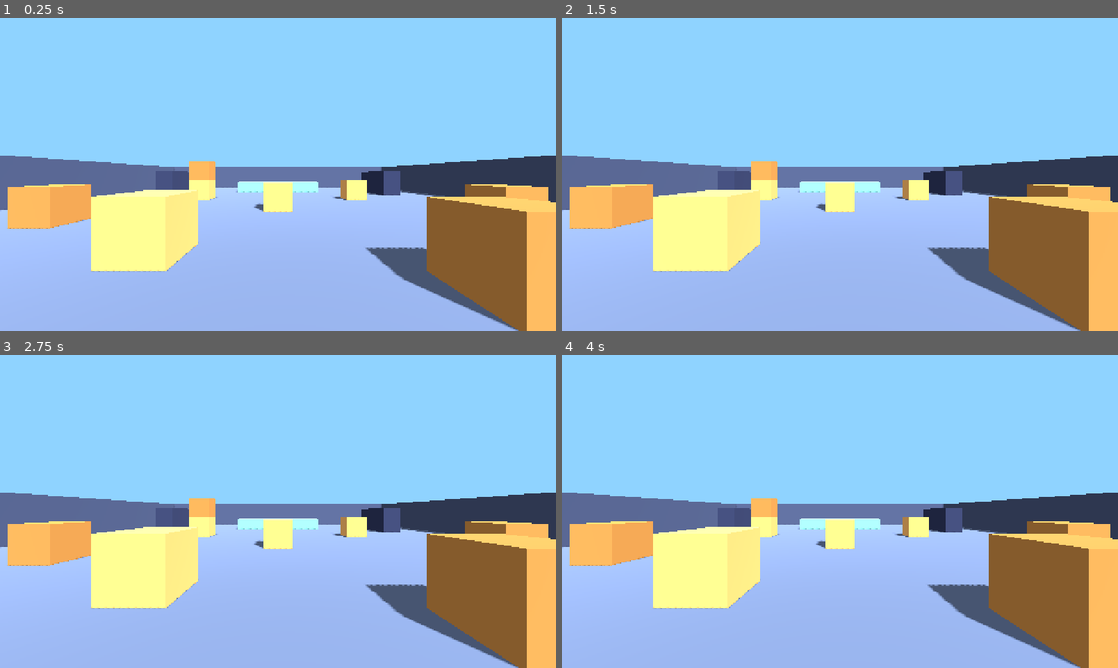
Above: before the commit, frames 1-4 (two rows, left to right).
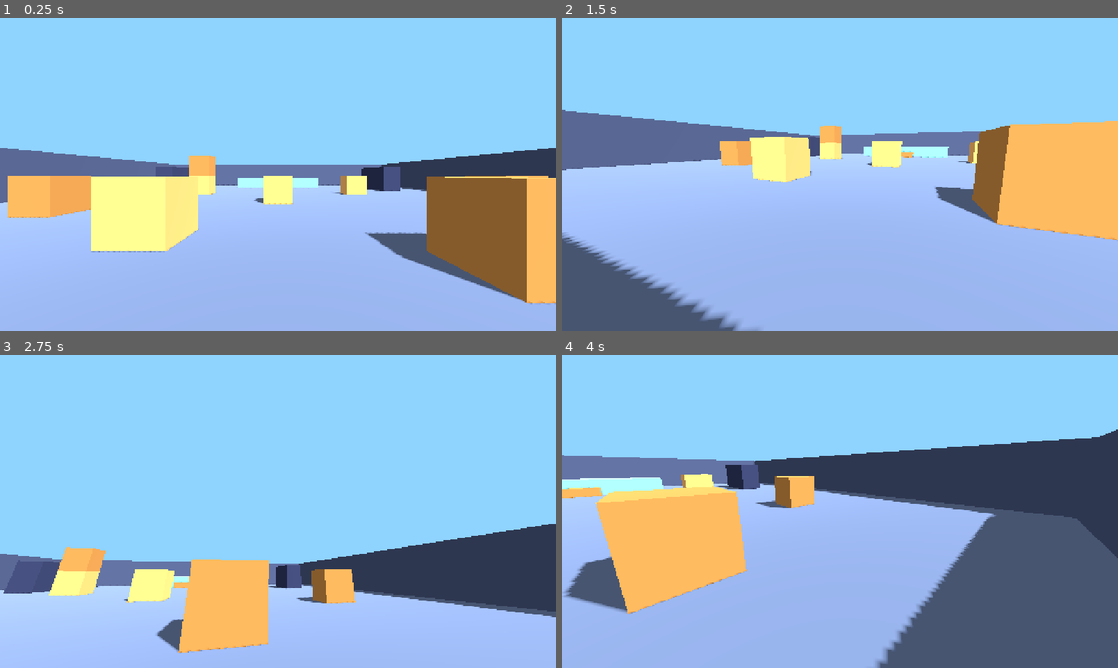
Above: after the commit, the same moments.

Repository: yeahlolnice/PixleShooterIdle
Game: Godot game, scene res://scenes/main.tscn
The game is run twice, just before and just after one commit, with the same random seed, the same clock (stepped at 60 frames per second) and the same inputs.
Inputs (mouse positions are in pixels of both pictures, inside the frame that each line leads up to):
- Up to frame 1 (0.25 s): no input
- Up to frame 2 (1.5 s): tap Enter at 0.5 s; move the mouse to (962, 158) at 0.52 s; hold D (move_right) 0.53-1.25 s; hold Space (jump) 0.53-1.25 s; click (962, 158) at 0.67 s; drag from (728, 190) to (812, 237) at 1.27 s
- Up to frame 3 (2.75 s): tap Space (jump) at 2, 2.3 s; move the mouse to (333, 442) at 2.02 s; hold D (move_right) from 2.03 s (still down); hold Shift from 2.03 s (still down); click (333, 442) at 2.17 s
- Up to frame 4 (4 s): release D (move_right) at 2.75 s; release Shift at 2.75 s; drag from (812, 574) to (673, 464) at 2.77 s; tap Enter at 3.5 s; move the mouse to (1006, 558) at 3.52 s; hold A (move_left) from 3.53 s (still down); hold Space (jump) from 3.53 s (still down); tap Ctrl at 3.6 s; click (1006, 558) at 3.67 s

The runs differ from the first frame. In frame 1, 11% of the frame differs, in the area x 0-100%, y 41-100%; in frame 2, 43%; in frame 3, 37%; in frame 4, 45%, in the area x 0-100%, y 23-100%.

Commit message:
TASK-002: first-person player controller, merged arena with baked navmesh, tests
Co-Authored-By: Claude Sonnet 5.5 <noreply@anthropic.com>

Diff:
--- a/data/player.json
+++ b/data/player.json
@@ -8,5 +8,13 @@
   "gravity": 16.0,
   "mouse_sensitivity": 0.12,
   "pitch_limit_deg": 89,
-  "respawn_delay_s": 3.0
+  "respawn_delay_s": 3.0,
+  "fall_kill_y": -20.0,
+  "nav": {
+    "agent_radius": 0.5,
+    "agent_height": 2.0,
+    "agent_max_climb": 0.5,
+    "cell_size": 0.25,
+    "cell_height": 0.125
+  }
 }
--- a/scenes/main.gd
+++ b/scenes/main.gd
@@ -7,7 +7,7 @@
 @export var arena_id := ""
 
 @onready var arena: Node3D = $Arena
-@onready var player: CharacterBody3D = $Player
+@onready var player: Player = $Player
 @onready var world_env: WorldEnvironment = $WorldEnvironment
 
 
@@ -19,6 +19,7 @@
 	arena.build(arena_def)
 	world_env.environment.background_color = DataRegistry.color(arena_def.get("sky_color", "sky"))
 	if not arena.player_spawns.is_empty():
+		player.spawn_points = arena.player_spawns
 		player.global_position = arena.player_spawns[0]
-	print("[Main] arena '%s' built: %d blocks, %d bot spawns" % [id, arena.block_count(), arena.bot_spawns.size()])
+	print("[Main] arena '%s' built: %d blocks, %d bot spawns, %d navmesh polygons" % [id, arena.block_count(), arena.bot_spawns.size(), arena.nav_polygon_count()])
 	EventBus.player_spawned.emit(player)
--- a/shooter/arenas/arena_builder.gd
+++ b/shooter/arenas/arena_builder.gd
@@ -1,15 +1,18 @@
 extends Node3D
-## Builds an arena from one arenas.json entry: a coloured box per block, one
-## shared StaticBody3D on the WORLD layer, and spawn point markers.
-## TASK-002 extends this with merged meshes and a runtime NavigationRegion3D bake.
+## Builds an arena from one arenas.json entry: blocks merged into one mesh per
+## palette colour, one shared StaticBody3D on the WORLD layer (one box shape per
+## block, so fast bodies cannot tunnel through thin concave triangles), spawn
+## points, and a NavigationRegion3D baked synchronously at build time.
 
 signal built(arena_id: String)
 
 var arena_id := ""
 var player_spawns: Array[Vector3] = []
 var bot_spawns: Array[Vector3] = []
+var nav_region: NavigationRegion3D = null
 
 var _materials := {}  # palette colour name -> StandardMaterial3D
+var _block_count := 0
 
 
 ## Builds from a validated arena dictionary (DataRegistry.arena(id)).
@@ -17,38 +20,62 @@
 func build(arena_def: Dictionary) -> void:
 	clear()
 	arena_id = arena_def.get("id", "")
-	var blocks_root := Node3D.new()
-	blocks_root.name = "Blocks"
-	add_child(blocks_root)
+	var blocks: Array = arena_def.get("blocks", [])
+	_block_count = blocks.size()
+
 	var body := StaticBody3D.new()
 	body.name = "Collision"
 	body.collision_layer = Layers.WORLD
 	body.collision_mask = 0
 	add_child(body)
-	for block in arena_def.get("blocks", []):
+
+	var tools := {}  # colour name -> SurfaceTool
+	var nav_source := NavigationMeshSourceGeometryData3D.new()
+	for block in blocks:
 		var size: Vector3 = block["size"]
 		var pos: Vector3 = block["pos"]
-		var mesh_instance := MeshInstance3D.new()
-		var mesh := BoxMesh.new()
-		mesh.size = size
-		mesh_instance.mesh = mesh
-		mesh_instance.material_override = _material(block["color"])
-		mesh_instance.position = pos
-		blocks_root.add_child(mesh_instance)
 		var shape := CollisionShape3D.new()
 		var box := BoxShape3D.new()
 		box.size = size
 		shape.shape = box
 		shape.position = pos
 		body.add_child(shape)
+		var box_mesh := BoxMesh.new()
+		box_mesh.size = size
+		var color_name: String = block["color"]
+		if not tools.has(color_name):
+			var st := SurfaceTool.new()
+			st.begin(Mesh.PRIMITIVE_TRIANGLES)
+			tools[color_name] = st
+		(tools[color_name] as SurfaceTool).append_from(box_mesh, 0, Transform3D(Basis.IDENTITY, pos))
+		nav_source.add_faces(_box_faces(pos, size), Transform3D.IDENTITY)
+
+	var blocks_root := Node3D.new()
+	blocks_root.name = "Blocks"
+	add_child(blocks_root)
+	for color_name in tools:
+		var mesh_instance := MeshInstance3D.new()
+		mesh_instance.name = color_name
+		mesh_instance.mesh = (tools[color_name] as SurfaceTool).commit()
+		mesh_instance.material_override = _material(color_name)
+		blocks_root.add_child(mesh_instance)
+
 	player_spawns.assign(arena_def.get("player_spawns", []))
 	bot_spawns.assign(arena_def.get("bot_spawns", []))
+	_bake_navigation(nav_source)
 	built.emit(arena_id)
 
 
+## Number of source blocks (not merged meshes).
 func block_count() -> int:
-	var blocks := get_node_or_null("Blocks")
-	return blocks.get_child_count() if blocks else 0
+	return _block_count
+
+
+## Polygon count of the baked navmesh; 0 means the bake failed or found no floor.
+func nav_polygon_count() -> int:
+	if nav_region == null or nav_region.navigation_mesh == null:
+		return 0
+	return nav_region.navigation_mesh.get_polygon_count()
 
 
 func clear() -> void:
@@ -57,6 +84,37 @@
 		child.queue_free()
 	player_spawns.clear()
 	bot_spawns.clear()
+	nav_region = null
+	_block_count = 0
+
+
+func _bake_navigation(source: NavigationMeshSourceGeometryData3D) -> void:
+	var nav_cfg: Dictionary = DataRegistry.player().get("nav", {})
+	var navmesh := NavigationMesh.new()
+	navmesh.agent_radius = nav_cfg.get("agent_radius", 0.5)
+	navmesh.agent_height = nav_cfg.get("agent_height", 2.0)
+	navmesh.agent_max_climb = nav_cfg.get("agent_max_climb", 0.5)
+	navmesh.cell_size = nav_cfg.get("cell_size", 0.25)
+	navmesh.cell_height = nav_cfg.get("cell_height", 0.125)
+	NavigationServer3D.bake_from_source_geometry_data(navmesh, source)
+	nav_region = NavigationRegion3D.new()
+	nav_region.name = "NavigationRegion3D"
+	nav_region.navigation_mesh = navmesh
+	add_child(nav_region)
+
+
+## 12 triangles of an axis-aligned box, built in script so navmesh baking never
+## reads geometry back from the GPU.
+static func _box_faces(pos: Vector3, size: Vector3) -> PackedVector3Array:
+	var h := size * 0.5
+	var c := PackedVector3Array()
+	for i in 8:
+		c.append(pos + Vector3(h.x if i & 1 else -h.x, h.y if i & 2 else -h.y, h.z if i & 4 else -h.z))
+	var quads := [[0, 1, 3, 2], [4, 6, 7, 5], [0, 2, 6, 4], [1, 5, 7, 3], [0, 4, 5, 1], [2, 3, 7, 6]]
+	var faces := PackedVector3Array()
+	for q in quads:
+		faces.append_array([c[q[0]], c[q[1]], c[q[2]], c[q[0]], c[q[2]], c[q[3]]])
+	return faces
 
 
 func _material(color_name: String) -> StandardMaterial3D:
--- /dev/null
+++ b/shooter/player/player.gd
@@ -0,0 +1,183 @@
+class_name Player
+extends CharacterBody3D
+## First-person player: mouse look, WASD with acceleration/friction, jump,
+## gravity, health, death and respawn. All tuning comes from data/player.json.
+##
+## Stat modifier API (the ONLY way cheats/perks may change player stats):
+##   set_stat_mod(&"move_speed_mult", 1.5)   # replaces the multiplier
+##   get_stat_mod(&"move_speed_mult")        # 1.0 when unset
+##   clear_stat_mod(&"move_speed_mult")      # back to base
+##   reset_stat_mods()                       # remove all
+##   effective(&"move_speed")                # base value * "<stat>_mult"
+## Modifiers are multipliers stored in `stat_mods` keyed "<stat>_mult". Stats:
+## move_speed, ground_accel, air_accel, jump_velocity, max_health. Setting a
+## mod never touches the raw tuning, so clearing it restores base stats exactly.
+
+signal health_changed(health: float, max_health: float)
+
+## Base tuning (copy of player.json). Tests may replace it before _ready.
+var tuning: Dictionary = {}
+## Multiplier modifiers, see header. Read-only for everything but the API above.
+var stat_mods: Dictionary = {}
+var health := 0.0
+var is_dead := false
+## World positions to respawn at; Main assigns the arena's player spawns.
+var spawn_points: Array[Vector3] = []
+## False while a menu is open: look and movement input are ignored.
+var input_enabled := true
+
+var _pitch := 0.0
+var _menu_open := false
+var _respawn_timer := 0.0
+var _spawn_index := 0
+
+@onready var head: Node3D = $Head
+@onready var camera: Camera3D = $Head/Camera3D
+
+
+func _ready() -> void:
+	if tuning.is_empty():
+		tuning = DataRegistry.player().duplicate()
+	health = effective(&"max_health")
+	health_changed.emit(health, health)
+	EventBus.menu_toggled.connect(_on_menu_toggled)
+	if DisplayServer.get_name() != "headless":
+		Input.mouse_mode = Input.MOUSE_MODE_CAPTURED
+
+
+# --- Stat modifiers -------------------------------------------------------------
+
+func set_stat_mod(mod_name: StringName, value: float) -> void:
+	stat_mods[mod_name] = value
+	if mod_name == &"max_health_mult":
+		_clamp_health()
+
+
+func get_stat_mod(mod_name: StringName) -> float:
+	return stat_mods.get(mod_name, 1.0)
+
+
+func clear_stat_mod(mod_name: StringName) -> void:
+	stat_mods.erase(mod_name)
+	if mod_name == &"max_health_mult":
+		_clamp_health()
+
+
+func reset_stat_mods() -> void:
+	stat_mods.clear()
+	_clamp_health()
+
+
+## Base tuning value for `stat` times its "<stat>_mult" modifier.
+func effective(stat: StringName) -> float:
+	return float(tuning.get(stat, 0.0)) * get_stat_mod(StringName(String(stat) + "_mult"))
+
+
+# --- Input ----------------------------------------------------------------------
+
+func _unhandled_input(event: InputEvent) -> void:
+	if event is InputEventMouseMotion and Input.mouse_mode == Input.MOUSE_MODE_CAPTURED:
+		look(event.relative)
+	elif event is InputEventMouseButton and event.pressed and not _menu_open and Input.mouse_mode != Input.MOUSE_MODE_CAPTURED:
+		Input.mouse_mode = Input.MOUSE_MODE_CAPTURED
+
+
+## Applies a mouse delta (pixels) to yaw and clamped pitch.
+func look(relative: Vector2) -> void:
+	if is_dead or not input_enabled:
+		return
+	var sens: float = tuning.get("mouse_sensitivity", 0.12)
+	rotate_y(-deg_to_rad(relative.x * sens))
+	var limit := deg_to_rad(float(tuning.get("pitch_limit_deg", 89)))
+	_pitch = clampf(_pitch - deg_to_rad(relative.y * sens), -limit, limit)
+	head.rotation.x = _pitch
+
+
+func get_pitch() -> float:
+	return _pitch
+
+
+# --- Movement -------------------------------------------------------------------
+
+func _physics_process(delta: float) -> void:
+	if is_dead:
+		_respawn_timer -= delta
+		if _respawn_timer <= 0.0:
+			respawn()
+		return
+	var wish := Vector3.ZERO
+	var jump_pressed := false
+	if input_enabled:
+		var input := Input.get_vector("move_left", "move_right", "move_forward", "move_back")
+		wish = global_transform.basis * Vector3(input.x, 0.0, input.y)
+		jump_pressed = Input.is_action_pressed("jump")
+	step_movement(delta, wish, jump_pressed)
+	if global_position.y < float(tuning.get("fall_kill_y", -20.0)):
+		take_damage(health, null)
+
+
+## One movement tick. `wish` is a world-space direction (length <= 1).
+## Split out from _physics_process so tests can drive it without input.
+func step_movement(delta: float, wish: Vector3, jump_pressed: bool) -> void:
+	var on_floor := is_on_floor()
+	if not on_floor:
+		velocity.y -= float(tuning.get("gravity", 16.0)) * delta
+	elif jump_pressed:
+		velocity.y = effective(&"jump_velocity")
+		on_floor = false
+
+	var horizontal := Vector3(velocity.x, 0.0, velocity.z)
+	var accel := effective(&"ground_accel" if on_floor else &"air_accel")
+	if wish.length_squared() > 0.0001:
+		var target := wish.normalized() * effective(&"move_speed") * minf(wish.length(), 1.0)
+		horizontal = horizontal.move_toward(target, accel * delta)
+	elif on_floor:
+		horizontal = horizontal.move_toward(Vector3.ZERO, float(tuning.get("ground_friction", 40.0)) * delta)
+	velocity.x = horizontal.x
+	velocity.z = horizontal.z
+	move_and_slide()
+
+
+# --- Health ---------------------------------------------------------------------
+
+func take_damage(amount: float, source: Node) -> void:
+	if is_dead or amount <= 0.0:
+		return
+	health = maxf(health - amount, 0.0)
+	health_changed.emit(health, effective(&"max_health"))
+	EventBus.player_damaged.emit(amount, health, source)
+	if health <= 0.0:
+		die(source)
+
+
+func die(killer: Node = null) -> void:
+	if is_dead:
+		return
+	is_dead = true
+	velocity = Vector3.ZERO
+	_respawn_timer = float(tuning.get("respawn_delay_s", 3.0))
+	EventBus.player_died.emit({"position": global_position, "killer": killer})
+
+
+func respawn() -> void:
+	is_dead = false
+	velocity = Vector3.ZERO
+	health = effective(&"max_health")
+	health_changed.emit(health, health)
+	if not spawn_points.is_empty():
+		global_position = spawn_points[_spawn_index % spawn_points.size()]
+		_spawn_index += 1
+	EventBus.player_spawned.emit(self)
+
+
+func _clamp_health() -> void:
+	var max_hp := effective(&"max_health")
+	health = minf(health, max_hp)
+	health_changed.emit(health, max_hp)
+
+
+func _on_menu_toggled(_menu_id: StringName, open: bool) -> void:
+	_menu_open = open
+	input_enabled = not open
+	if DisplayServer.get_name() != "headless":
+		Input.mouse_mode = Input.MOUSE_MODE_VISIBLE if open else Input.MOUSE_MODE_CAPTURED
--- a/shooter/player/player.tscn
+++ b/shooter/player/player.tscn
@@ -1,4 +1,6 @@
-[gd_scene load_steps=2 format=3]
+[gd_scene load_steps=3 format=3]
+
+[ext_resource type="Script" path="res://shooter/player/player.gd" id="1_player"]
 
 [sub_resource type="CapsuleShape3D" id="CapsuleShape3D_body"]
 radius = 0.4
@@ -7,6 +9,8 @@
 [node name="Player" type="CharacterBody3D" groups=["player"]]
 collision_layer = 2
 collision_mask = 1
+floor_snap_length = 0.3
+script = ExtResource("1_player")
 
 [node name="CollisionShape3D" type="CollisionShape3D" parent="."]
 transform = Transform3D(1, 0, 0, 0, 1, 0, 0, 0, 1, 0, 0.9, 0)
--- a/tests/integration/test_main_scene.gd
+++ b/tests/integration/test_main_scene.gd
@@ -7,5 +7,8 @@
 	var arena: Node3D = main.get_node("Arena")
 	assert_gt(arena.block_count(), 0)
 	var player: Node3D = main.get_node("Player")
-	assert_eq(player.global_position, arena.player_spawns[0])
+	var spawn: Vector3 = arena.player_spawns[0]
+	assert_almost_eq(player.global_position.x, spawn.x, 0.01)
+	assert_almost_eq(player.global_position.z, spawn.z, 0.01)
+	assert_gt(arena.nav_polygon_count(), 0)
 	assert_not_null(player.get_node("Head/Camera3D/WeaponMount"))
--- a/tests/unit/test_arena_builder.gd
+++ b/tests/unit/test_arena_builder.gd
@@ -2,13 +2,47 @@
 
 const ArenaScene := preload("res://shooter/arenas/arena.tscn")
 
+const FIXTURE := {
+	"id": "fixture",
+	"blocks": [
+		{"pos": Vector3(0, -0.5, 0), "size": Vector3(10, 1, 10), "color": "floor"},
+		{"pos": Vector3(2, 1, 2), "size": Vector3(2, 2, 2), "color": "crate"},
+		{"pos": Vector3(-2, 1, -2), "size": Vector3(2, 2, 2), "color": "crate"},
+	],
+	"player_spawns": [Vector3(0, 1, 4)],
+	"bot_spawns": [Vector3(3, 1, -3), Vector3(-3, 1, 3)],
+}
 
-func test_builds_blocks_and_spawns_from_data() -> void:
+
+func test_builds_expected_counts_from_fixture() -> void:
+	var arena: Node3D = add_child_autofree(ArenaScene.instantiate())
+	arena.build(FIXTURE)
+	assert_eq(arena.block_count(), 3)
+	assert_eq(arena.get_node("Collision").get_child_count(), 3)
+	assert_eq(arena.get_node("Blocks").get_child_count(), 2, "meshes merged per colour")
+	assert_eq(arena.player_spawns.size(), 1)
+	assert_eq(arena.bot_spawns.size(), 2)
+	assert_eq(arena.get_node("Collision").collision_layer, Layers.WORLD)
+
+
+func test_builds_from_arenas_json() -> void:
 	var arena_def := DataRegistry.arena("arena_1")
 	var arena: Node3D = add_child_autofree(ArenaScene.instantiate())
 	arena.build(arena_def)
 	assert_eq(arena.block_count(), arena_def["blocks"].size())
-	assert_eq(arena.get_node("Collision").get_child_count(), arena_def["blocks"].size())
 	assert_eq(arena.player_spawns.size(), arena_def["player_spawns"].size())
 	assert_eq(arena.bot_spawns.size(), arena_def["bot_spawns"].size())
-	assert_eq(arena.get_node("Collision").collision_layer, Layers.WORLD)
+
+
+func test_navmesh_is_baked() -> void:
+	var arena: Node3D = add_child_autofree(ArenaScene.instantiate())
+	arena.build(DataRegistry.arena("arena_1"))
+	assert_gt(arena.nav_polygon_count(), 0)
+
+
+func test_rebuild_replaces_layout() -> void:
+	var arena: Node3D = add_child_autofree(ArenaScene.instantiate())
+	arena.build(DataRegistry.arena("arena_1"))
+	arena.build(FIXTURE)
+	assert_eq(arena.block_count(), 3)
+	assert_eq(arena.bot_spawns.size(), 2)
--- /dev/null
+++ b/tests/unit/test_player.gd
@@ -0,0 +1,60 @@
+extends GutTest
+
+const PlayerScene := preload("res://shooter/player/player.tscn")
+const ArenaScene := preload("res://shooter/arenas/arena.tscn")
+
+
+func _make_player() -> Player:
+	return add_child_autofree(PlayerScene.instantiate())
+
+
+func test_move_speed_mult_changes_effective_speed() -> void:
+	var p := _make_player()
+	var base := p.effective(&"move_speed")
+	assert_almost_eq(base, float(DataRegistry.player()["move_speed"]), 0.0001)
+	p.set_stat_mod(&"move_speed_mult", 1.5)
+	assert_almost_eq(p.effective(&"move_speed"), base * 1.5, 0.0001)
+	p.clear_stat_mod(&"move_speed_mult")
+	assert_almost_eq(p.effective(&"move_speed"), base, 0.0001)
+	assert_eq(p.tuning["move_speed"], DataRegistry.player()["move_speed"], "raw tuning untouched")
+
+
+func test_pitch_is_clamped() -> void:
+	var p := _make_player()
+	p.look(Vector2(0, -100000))
+	assert_almost_eq(p.get_pitch(), deg_to_rad(float(p.tuning["pitch_limit_deg"])), 0.0001)
+	p.look(Vector2(0, 200000))
+	assert_almost_eq(p.get_pitch(), -deg_to_rad(float(p.tuning["pitch_limit_deg"])), 0.0001)
+
+
+func test_death_signal_and_respawn() -> void:
+	var p := _make_player()
+	p.spawn_points.assign([Vector3(1, 1, 1)])
+	watch_signals(EventBus)
+	p.take_damage(p.health + 1.0, null)
+	assert_true(p.is_dead)
+	assert_signal_emit_count(EventBus, "player_died", 1)
+	p.step_movement(0.0, Vector3.ZERO, false)
+	p._physics_process(float(p.tuning["respawn_delay_s"]) + 0.1)
+	assert_false(p.is_dead)
+	assert_eq(p.health, p.effective(&"max_health"))
+	assert_eq(p.global_position, Vector3(1, 1, 1))
+	assert_signal_emit_count(EventBus, "player_spawned", 1)
+
+
+func test_walks_collides_and_does_not_tunnel() -> void:
+	var arena: Node3D = add_child_autofree(ArenaScene.instantiate())
+	arena.build(DataRegistry.arena("arena_1"))
+	var p := _make_player()
+	p.set_stat_mod(&"move_speed_mult", 5.0)
+	p.global_position = Vector3(0, 0.5, 16)
+	for i in 20:
+		p.step_movement(1.0 / 60.0, Vector3.ZERO, false)
+	assert_true(p.is_on_floor())
+	# Run at the +Z wall (inner face at z=20) for 3 seconds at 5x speed.
+	for i in 180:
+		p.step_movement(1.0 / 60.0, Vector3(0, 0, 1), false)
+	assert_lt(p.global_position.z, 20.0, "stopped by wall")
+	# Jump leaves the floor.
+	p.step_movement(1.0 / 60.0, Vector3.ZERO, true)
+	assert_gt(p.velocity.y, 0.0)
Not shown, added: shooter/player/player.gd.uid
Not shown, added: tests/unit/test_player.gd.uid
